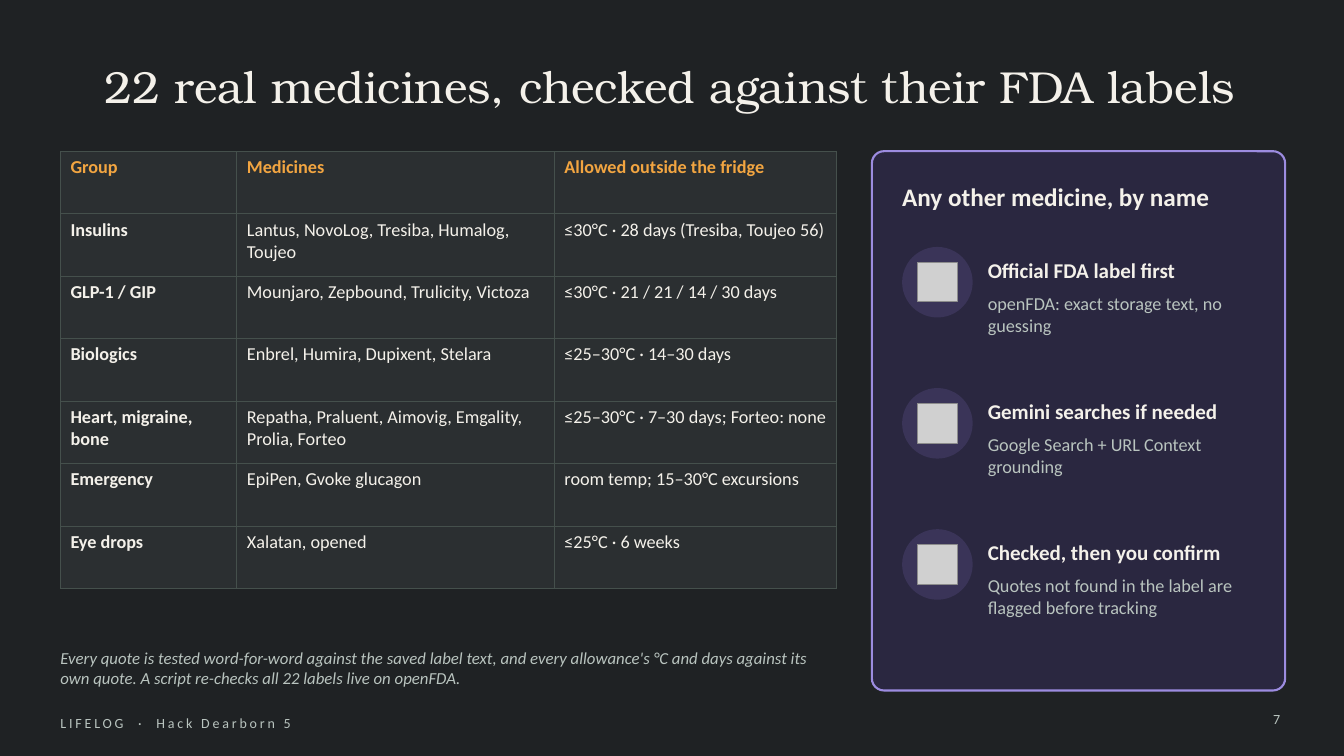
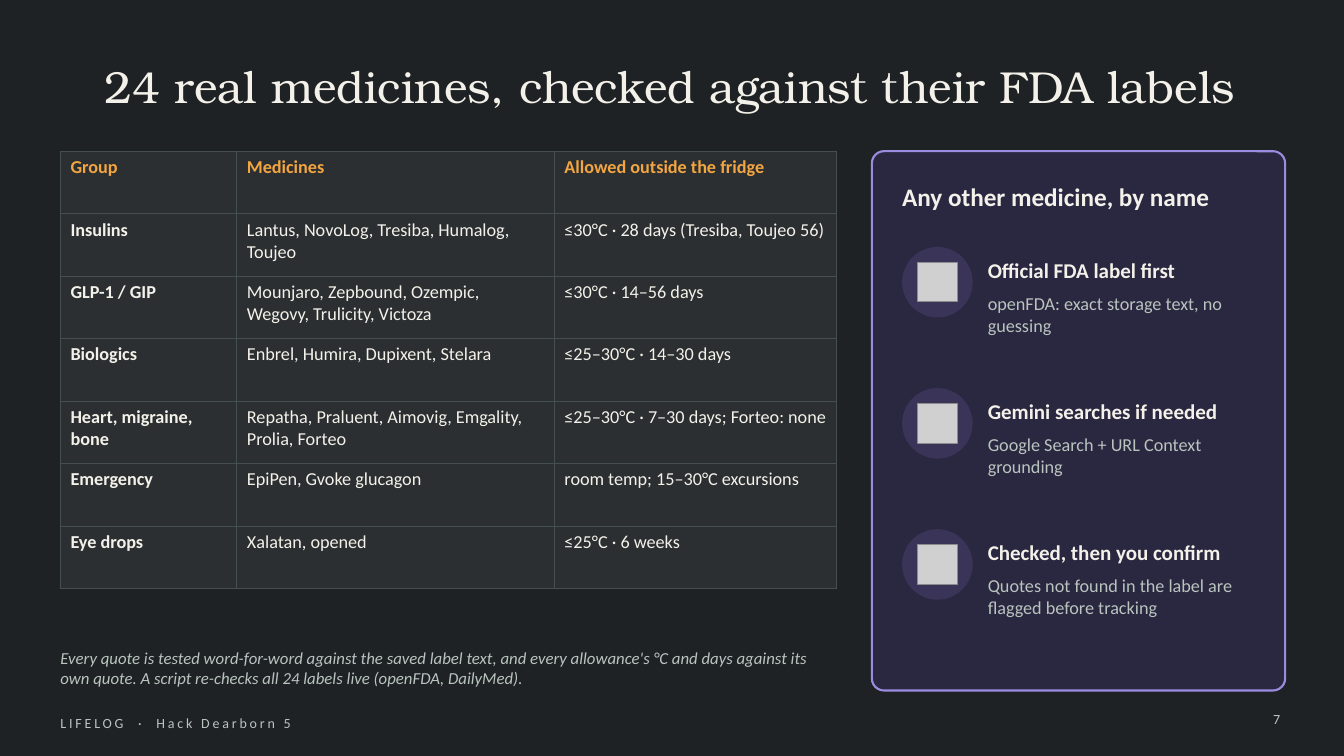
Before and after one commit to Manognya86/HackDearborn5, a slide deck: slide 7 of presentation/LIFELOG_HackDearborn5.pptx. Drawn at 1344x756 pixels with LibreOffice and Linux fonts; fonts in the diff are those of the drawing; grey boxes stand for pictures. Boxes give left, top, right and bottom in pixels: in the first picture for what was removed or moved away, otherwise in the second. Text is boxed around its words. In the diff, an @@ line names an element or a change of style, - is before the commit and + after.

Commit message:
Deck: 25 slides with reaching-people and language/data-control slides, 24 medicines; fix reminders overlap and checkbox size

```diff
--- a/presentation/LIFELOG_HackDearborn5.pptx
+++ b/presentation/LIFELOG_HackDearborn5.pptx
@@ title at [105,71,1235,113]: text changed @@
-22 real medicines, checked against their FDA labels
+24 real medicines, checked against their FDA labels
@@ table at [60,151,837,555] @@
-row 3, column 2: Mounjaro, Zepbound, Trulicity, Victoza
+row 3, column 2: Mounjaro, Zepbound, Ozempic, Wegovy, Trulicity, Victoza
-row 3, column 3: ≤30°C · 21 / 21 / 14 / 30 days
+row 3, column 3: ≤30°C · 14–56 days
@@ text at [60,652,807,687]: text changed @@
-Every quote is tested word-for-word against the saved label text, and every allowance's °C and days against its own quote. A script re-checks all 22 labels live on openFDA.
+Every quote is tested word-for-word against the saved label text, and every allowance's °C and days against its own quote. A script re-checks all 24 labels live (openFDA, DailyMed).
```
Also in this commit, not shown: 2 other slides changed, 2 slides added, 4 other files.
